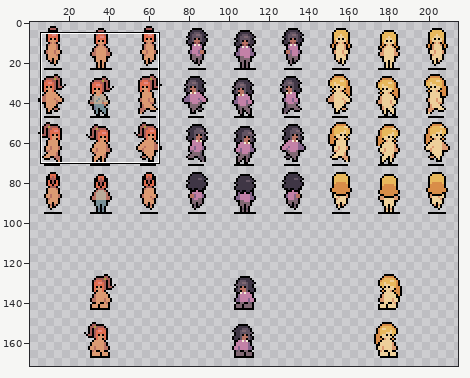
Two states of a pixel-art file, ART/Jacson/Sprites/Friends.aseprite. The picture above shows the old version from afar; the outline marks the close-up.
Close-up. Old version:
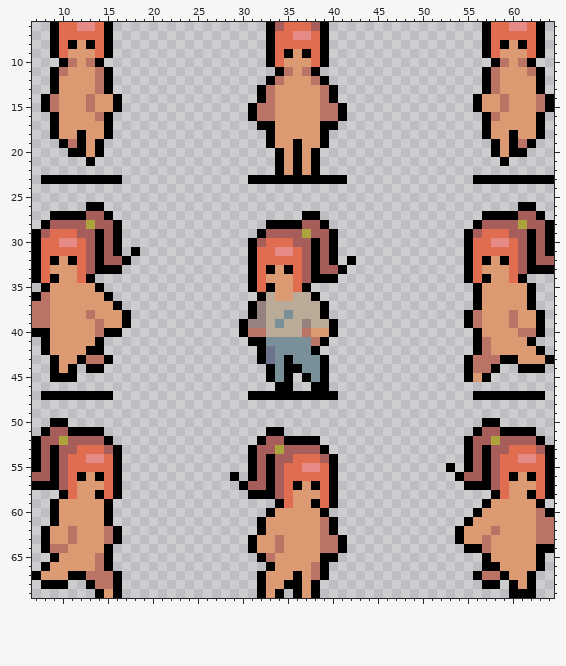
288x192 pixels, 1 frame. Shown: x 7..64, y 6..69. The wide view leaves out empty margins. The commit also changed other parts of the picture, which this record leaves out.
Once edited:
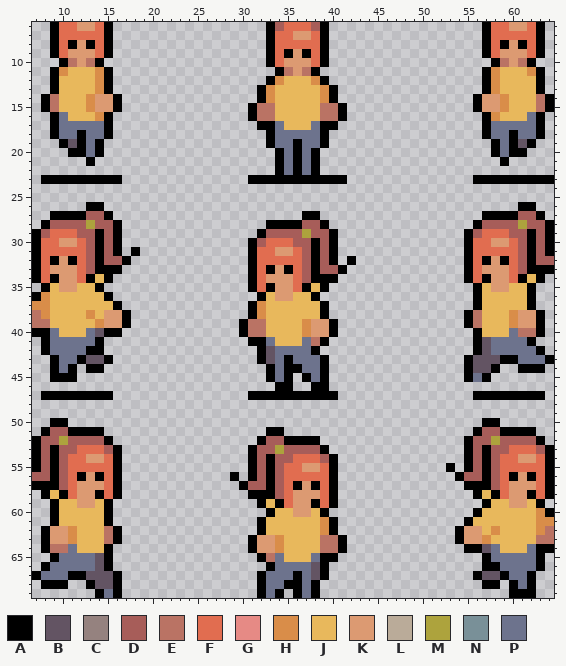
Palette (. is transparent): A #000000  B #635463  C #95827f  D #a75d59  E #ba7364  F #e16d50  G #e68a85  H #d98d49  J #e8b85c  K #dc9a72  L #baab99  M #ada33d  N #799098  P #6d738d
The exact change:
Changed rows in their new state; - is an unchanged pixel.
Layers "Hair", "Clothes":
first column x 12:
 6 KK----------------------------------------------KK
 7 ------------------------KK------------------------
first column x 10:
11 HJJJH-------------------------------------------HJJJH
12 JJJJH-------------------HJJJH-------------------HJJJJ
13 JJJJH------------------HJJJJJH------------------HJJJJ
14 JJJH-------------------HJJJJJH-------------------HJJJ
15 JJJH--------------------JJJJJ--------------------HJJJ
16 PJJJH-------------------JJJJJ-------------------HJJJP
17 PPPPP-------------------PJJJP-------------------PPPPP
18 PP-PP-------------------PPPPP-------------------PP-PP
19 -B-P--------------------PP-PP--------------------P-B-
20 ---P---------------------P-P---------------------P---
21 -------------------------P-P-------------------------
22 -------------------------P-P-------------------------
first column x 7:
30 ---KK----------------------------------------------KK----
31 ---------------------------KK----------------------------
34 -------JA----------------------------------------------JA
35 --J--JJ------------------------JA-----------------J--JJ--
36 -HJJJJJJ------------------J--JJ-------------------JJJJJ--
37 HHJJJJJJJ----------------HJJJJJJ------------------JJJJJ--
38 -HJJJJHJ-----------------HJJJJJJ------------------JJJH---
39 --JJJJJH----------------EEJJJJHKK-----------------JJJH---
40 --PJJJPB------------------JJJJH-------------------JJJP---
41 --PPPPP-------------------PJJJP-------------------BPPPP--
42 --PPPP--------------------BPPPP-------------------BPPPPP-
43 ---PP-BB------------------BP-PPP-----------------BBB--PPP
44 ---P-----------------------P--PP-----------------BB------
45 ---------------------------P---P-----------------P-------
first column x 8:
54 -----KK----------------------------------------------KK--
55 -----------------------------KK--------------------------
58 AJ----------------------------------------------AJ-------
59 --JJ--J-----------------AJ------------------------JJ--J--
60 --JJJJJ-------------------JJ--J------------------JJJJJJH-
61 --JJJJJ------------------JJJJJJH----------------JJJJJJJHH
62 ---HJJJ------------------JJJJJJH-----------------JHJJJJH-
63 ---HJJJ-------------------HJJJJ------------------HJJJJJ--
64 ---PJJJ-------------------HJJJJ------------------BPJJJP--
65 --PPPPB-------------------PJJJP-------------------PPPPP--
66 -PPPPPB-------------------PPPPB--------------------PPPP--
67 PPP--BBB-----------------PPP-PB------------------BB-PP---
68 ------BB-----------------PP--P-----------------------P---
69 -------P-----------------P---P---------------------------
